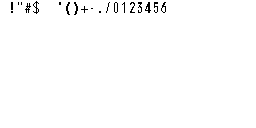
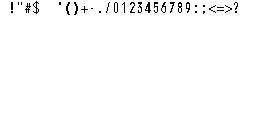
Two versions of the same layered image (256×128). Layer-by-layer changes:
painted on "Fondo" over [170, 2, 238, 14]
